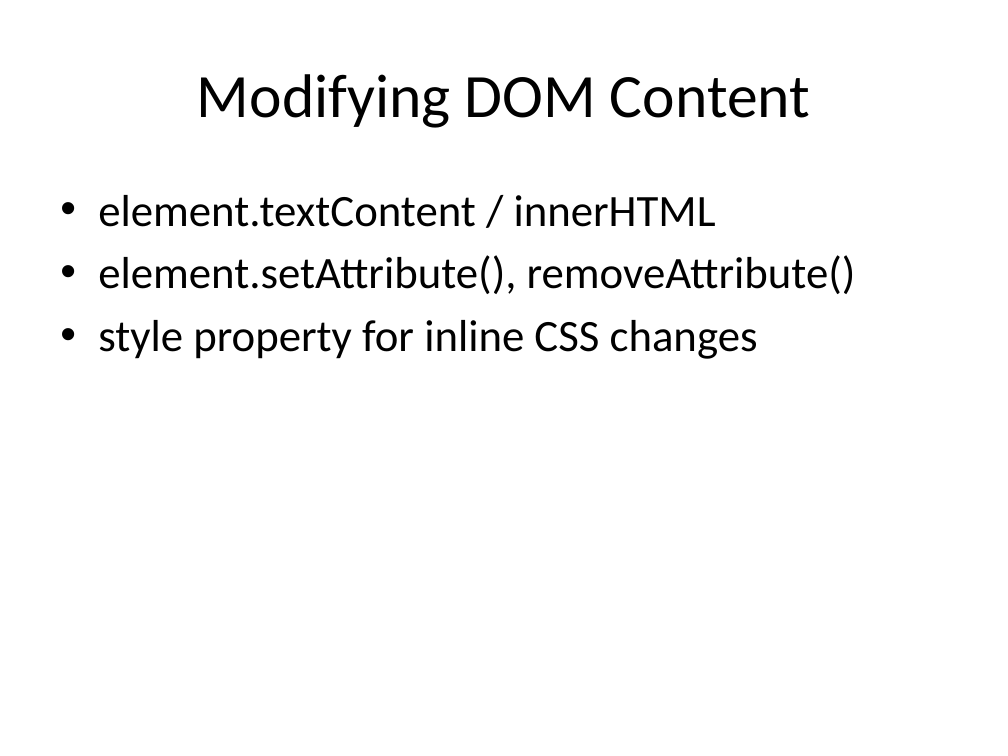
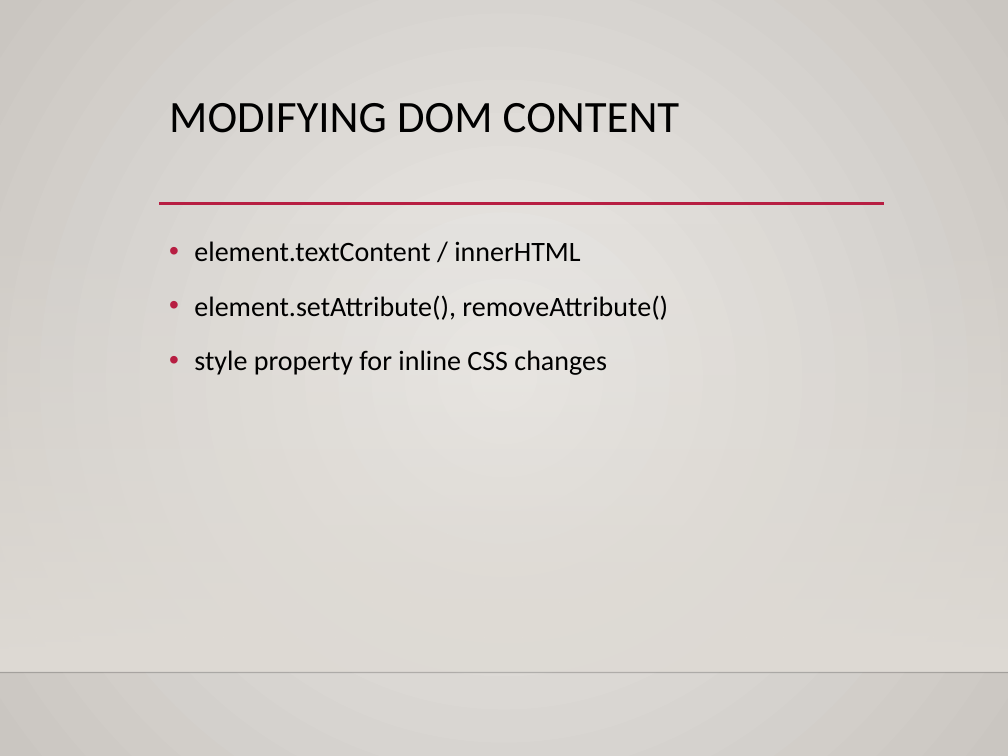
Before and after one commit to dtarvin/JavaScript-Class, a slide deck: slide 5 of slides for class/JS_Week4_Slides.pptx. Drawn at 1008x756 pixels with LibreOffice and Linux fonts; fonts in the diff are those of the drawing; background and template pictures are left out. Boxes give left, top, right and bottom in pixels: in the first picture for what was removed or moved away, otherwise in the second. Text is boxed around its words. In the diff, an @@ line names an element or a change of style, - is before the commit and + after.

Commit message:
formatting slides and editing slides

```diff
--- a/slides for class/JS_Week4_Slides.pptx
+++ b/slides for class/JS_Week4_Slides.pptx
@@ background #FFFFFF to gradient #ECEAE7 to #CAC7C1 @@
@@ title "MODIFYING DOM CONTENT" at box(169, 103, 680, 133): vertical alignment middle to top @@
@@ title at box(169, 103, 680, 133): text changed; size 44 to 32 pt @@
-Modifying DOM Content
+MODIFYING DOM CONTENT
@@ line added from (159, 204) to (884, 204), #B71E42 2.5 pt @@
@@ rectangle added at box(0, 222, 1008, 671), fill gradient #DFDBD5 @@
@@ text "element.textContent / innerHTML": place and size @@
-text "element.textContent / innerHTML" at box(98, 195, 856, 359)
+text "element.textContent / innerHTML" at box(194, 241, 668, 375)
@@ text "element.textContent / innerHTML" at box(194, 241, 668, 375): size 32 to 20 pt; indent changed; line spacing 1 to 1.2; more space between paragraphs @@
@@ line added from (0, 672) to (1008, 672), #000001 1 pt @@
```
Also in this commit, not shown: 18 other slides changed, 28 other files.
